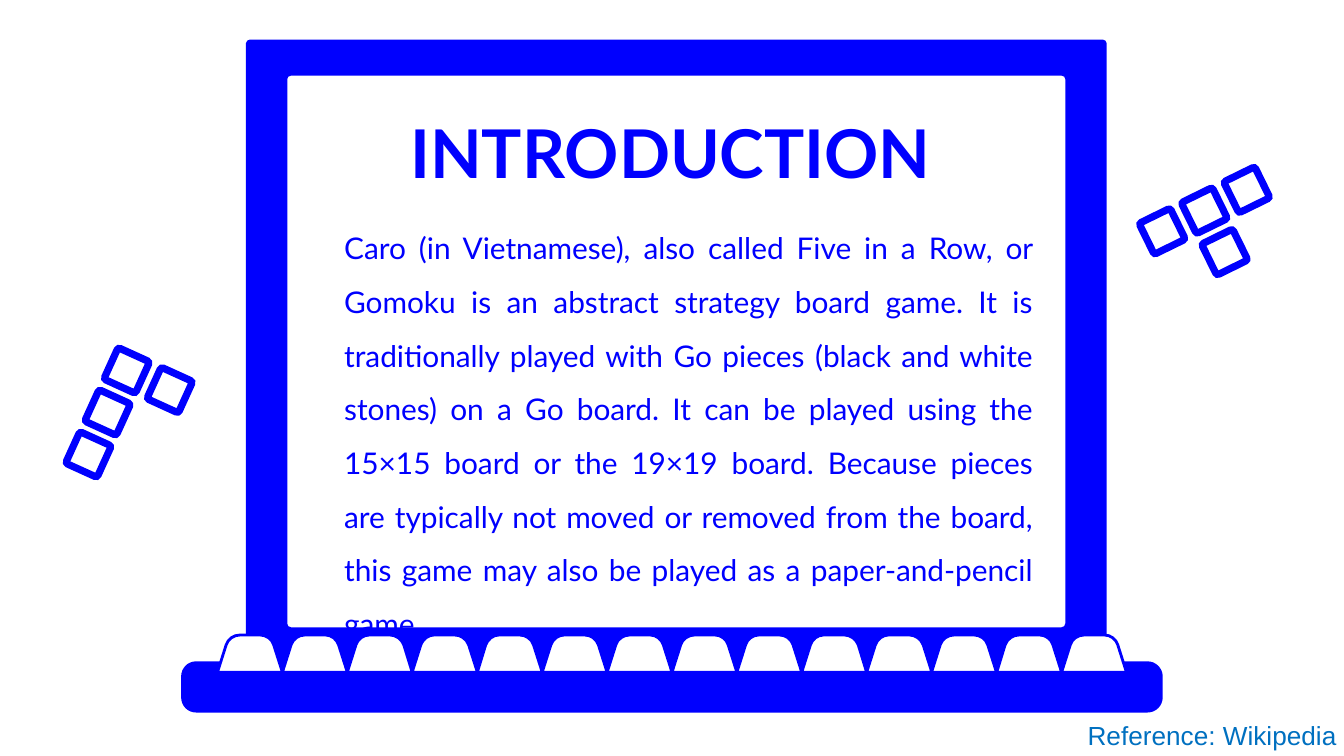
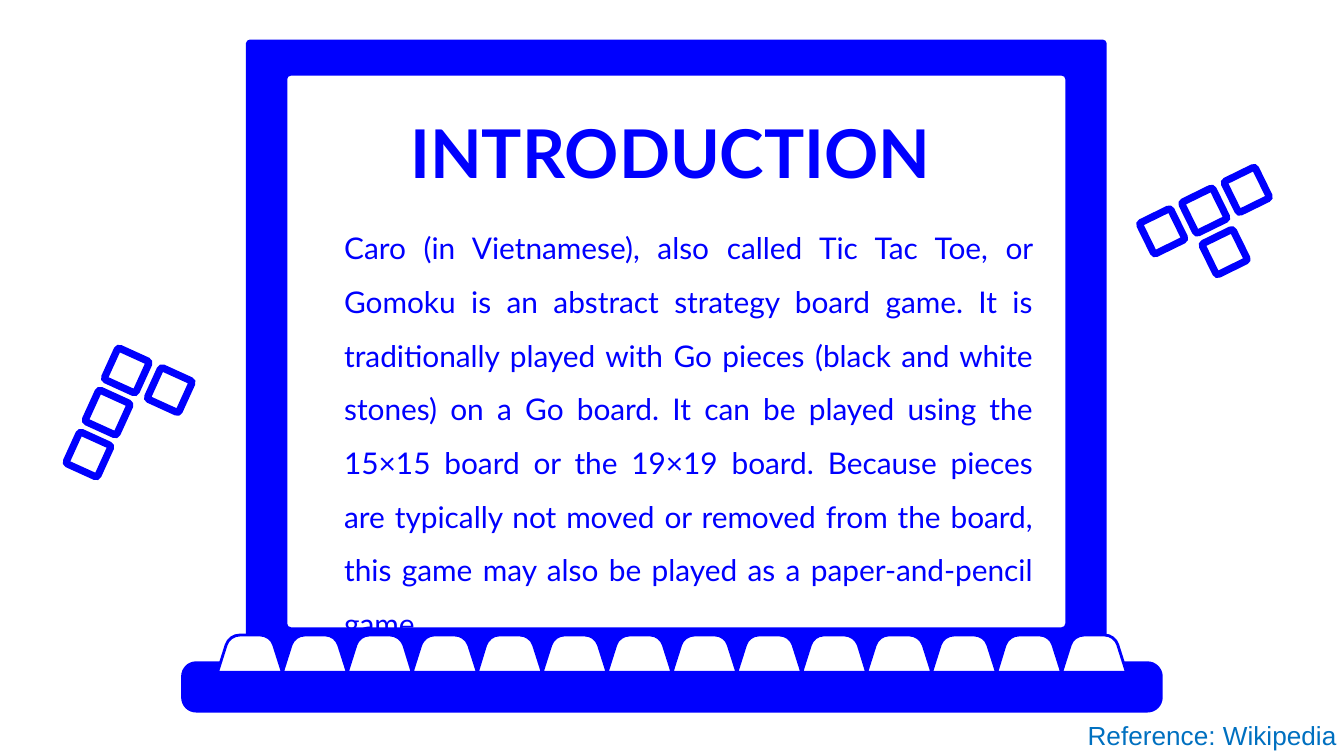
Before and after one commit to ntmchau2202/Network-Programming-20202, a slide deck: slide 3 of Presentation/week1-concepts/NP-group3-Caro-week1.pptx. Drawn at 1344x756 pixels with LibreOffice and Linux fonts; fonts in the diff are those of the drawing; background and template pictures are left out. Boxes give left, top, right and bottom in pixels: in the first picture for what was removed or moved away, otherwise in the second. Text is boxed around its words. In the diff, an @@ line names an element or a change of style, - is before the commit and + after.

Commit message:
minor

```diff
--- a/Presentation/week1-concepts/NP-group3-Caro-week1.pptx
+++ b/Presentation/week1-concepts/NP-group3-Caro-week1.pptx
@@ text at box(344, 236, 1034, 587): text changed @@
-Caro (in Vietnamese), also called Five in a Row, or Gomoku is an abstract strategy board game. It is traditionally played with Go pieces (black and white stones) on a Go board. It can be played using the 15×15 board or the 19×19 board. Because pieces are typically not moved or removed from the board, this game may also be played as a paper-and-pencil game.
+Caro (in Vietnamese), also called Tic Tac Toe, or Gomoku is an abstract strategy board game. It is traditionally played with Go pieces (black and white stones) on a Go board. It can be played using the 15×15 board or the 19×19 board. Because pieces are typically not moved or removed from the board, this game may also be played as a paper-and-pencil game.
```
Also in this commit, not shown: 2 other slides changed.
